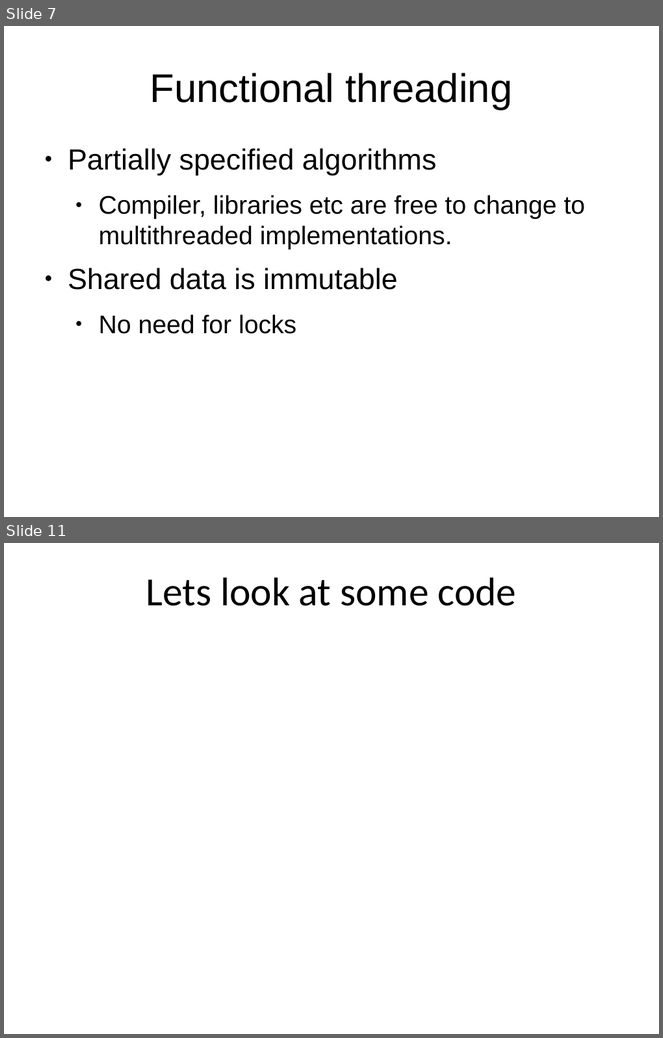
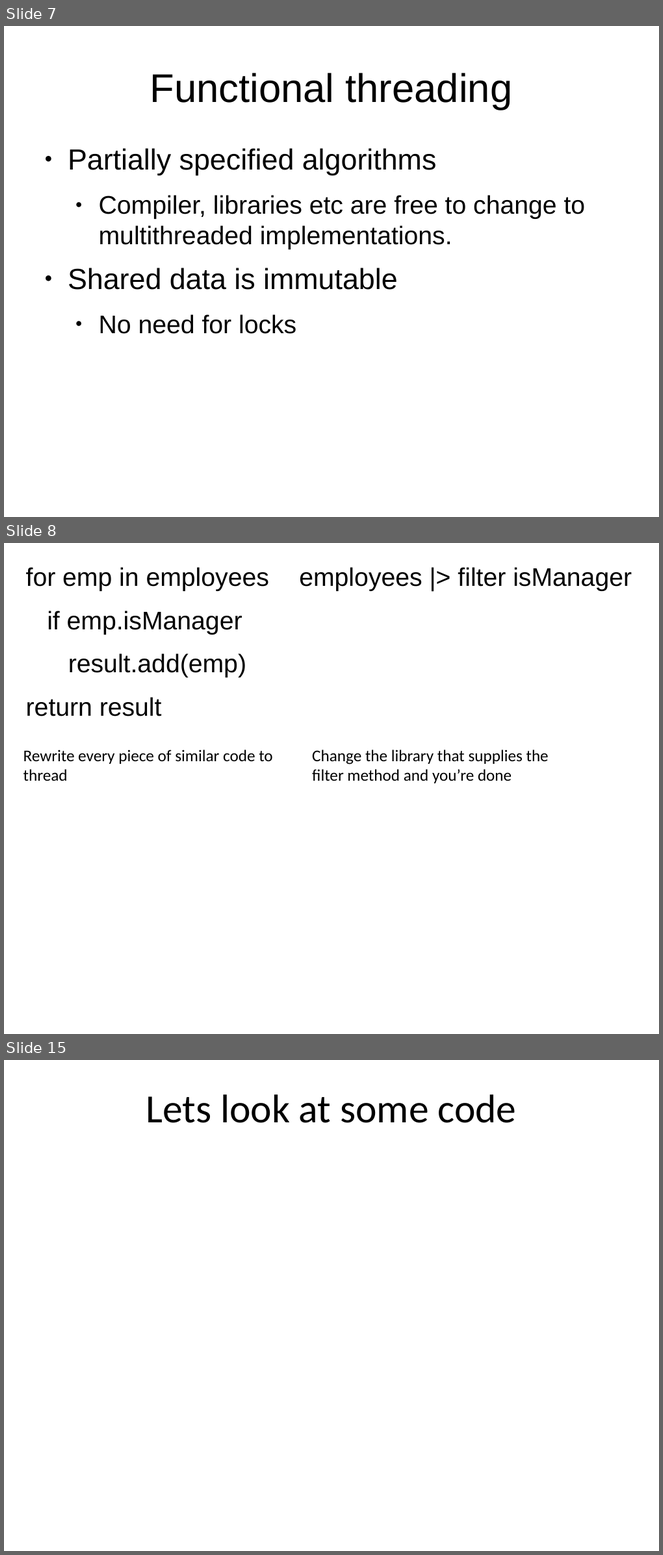
Before and after one commit to mlidbom/FSharpElevate, a slide deck: FSharp2.pptx. Shown one above the other, each under a label of ours: slides 7 and 11 before the commit, slides 7, 8 and 15 after it; the slides between them are not shown. The pictures are 663x1038 and 663x1555 pixels, drawn with LibreOffice and Linux fonts; fonts in the diff are those of the drawing. Boxes give left, top, right and bottom in pixels: in the first picture for what was removed or moved away, otherwise in the second. Text is boxed around its words. In the diff, an @@ line names an element or a change of style, - is before the commit and + after.

```diff
--- a/FSharp2.pptx
+++ b/FSharp2.pptx
@@ slide 8 added at box(4, 543, 659, 1034), background #FFFFFF @@
@@ text added at box(26, 567, 269, 717), 28 pt, text #000000 @@
+for emp in employees
+if emp.isManager
+result.add(emp)
+return result
@@ text added at box(299, 567, 632, 591), 28 pt, text #000000 @@
+employees |> filter isManager
@@ text added at box(24, 750, 272, 781), 18 pt, text #000000 @@
+Rewrite every piece of similar code to thread
@@ text added at box(312, 750, 549, 783), 18 pt, text #000000 @@
+Change the library that supplies the filter method and you’re done
@@ what was slide 11 is now slide 15 @@
```
Also in this commit, not shown: 6 slides changed, 3 other slides added, 7 other files.
